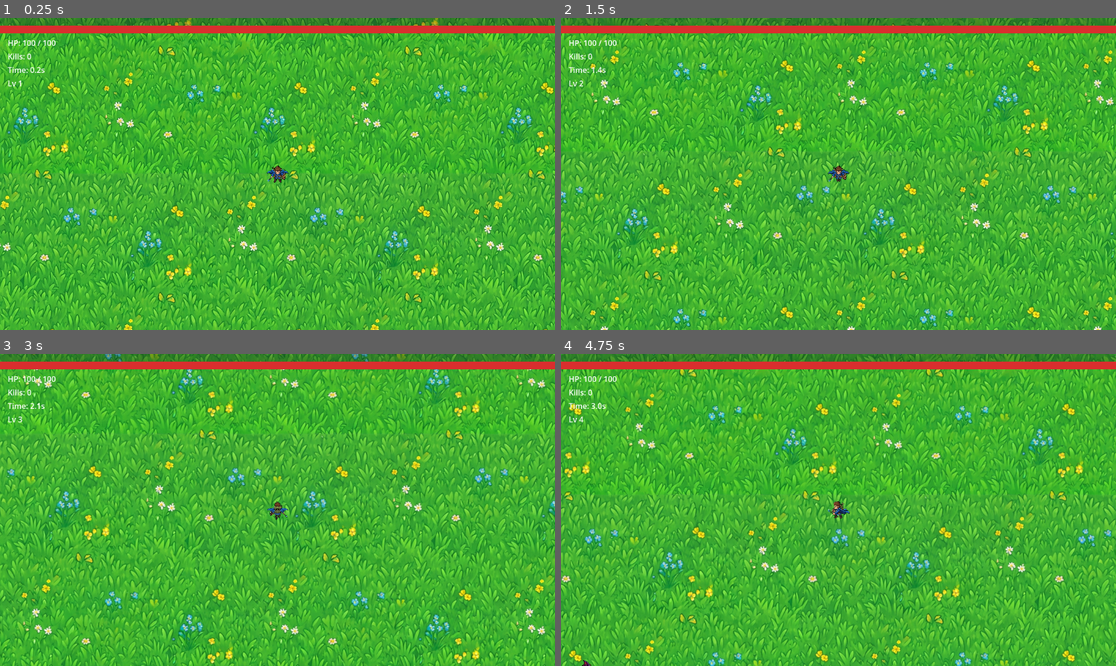
Above: before the commit, frames 1-4 (two rows, left to right).
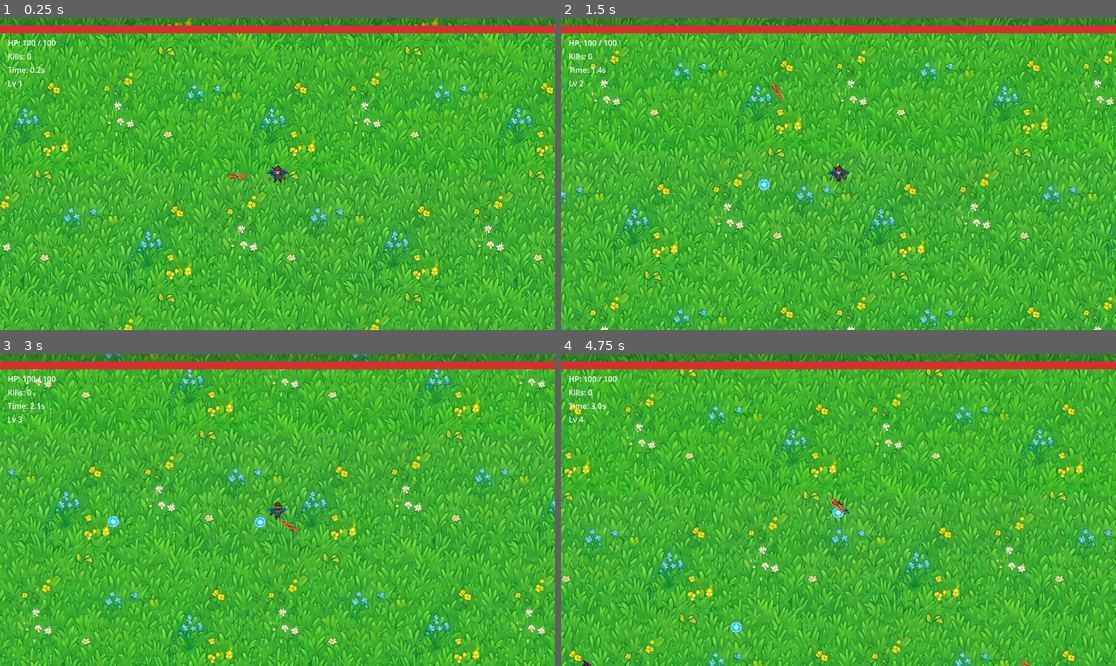
Above: after the commit, the same moments.

Repository: SummerEngine/template-2d-vampire-survivor-roguelike
Game: Godot game, scene res://main.tscn
The game is run twice, just before and just after one commit, with the same random seed, the same clock (stepped at 60 frames per second) and the same inputs.
Inputs (mouse positions are in pixels of both pictures, inside the frame that each line leads up to):
- Up to frame 1 (0.25 s): no input
- Up to frame 2 (1.5 s): tap Enter at 0.5 s; move the mouse to (960, 158) at 0.52 s; hold D 0.53-1.28 s; tap L at 0.6 s; click (960, 158) at 0.67 s; move the mouse to (727, 189) at 1.27 s; hold S from 1.28 s (still down); tap R at 1.35 s
- Up to frame 3 (3 s): move the mouse to (333, 441) at 2.02 s; release S at 2.03 s; hold D 2.03-2.78 s; tap L at 2.1 s; tap Space at 2.75 s; move the mouse to (166, 510) at 2.77 s; hold W from 2.78 s (still down); tap R at 2.85 s; click (166, 510) at 2.92 s
- Up to frame 4 (4.75 s): move the mouse to (1005, 556) at 3.52 s; release W at 3.53 s; hold A from 3.53 s (still down); tap L at 3.6 s; tap Enter at 4.25 s; move the mouse to (838, 510) at 4.27 s; tap R at 4.35 s; click (838, 510) at 4.42 s

The runs differ from the first frame. In frame 1, less than 0.1% of the frame differs, in the area x 40-45%, y 49-52%; in frame 2, 0.1%; in frame 3, 0.2%; in frame 4, 0.2%, in the area x 30-85%, y 46-100%.

Commit message:
revert: re-enable homing orb + random missile (saw testing done)
Co-Authored-By: Claude Opus 4.8 (1M context) <noreply@anthropic.com>

Diff:
--- a/scripts/weapon_system.gd
+++ b/scripts/weapon_system.gd
@@ -10,13 +10,12 @@
 	projectiles_container = container
 
 func _ready() -> void:
-	# TEMP (saw testing): homing orb + random missile disabled. Restore by
-	# un-commenting the block below so the player auto-fires again.
-	#if weapons.is_empty():
-	#	weapons = [
-	#		preload("res://resources/weapons/homing_missile.tres"),
-	#		preload("res://resources/weapons/random_missile.tres"),
-	#	]
+	# Self-wire defaults so the system works without editor-set exports.
+	if weapons.is_empty():
+		weapons = [
+			preload("res://resources/weapons/homing_missile.tres"),
+			preload("res://resources/weapons/random_missile.tres"),
+		]
 	if projectile_scene == null:
 		projectile_scene = preload("res://scenes/projectile.tscn")
 	# Duplicate the WeaponDefs so runtime upgrades don't mutate the shared
